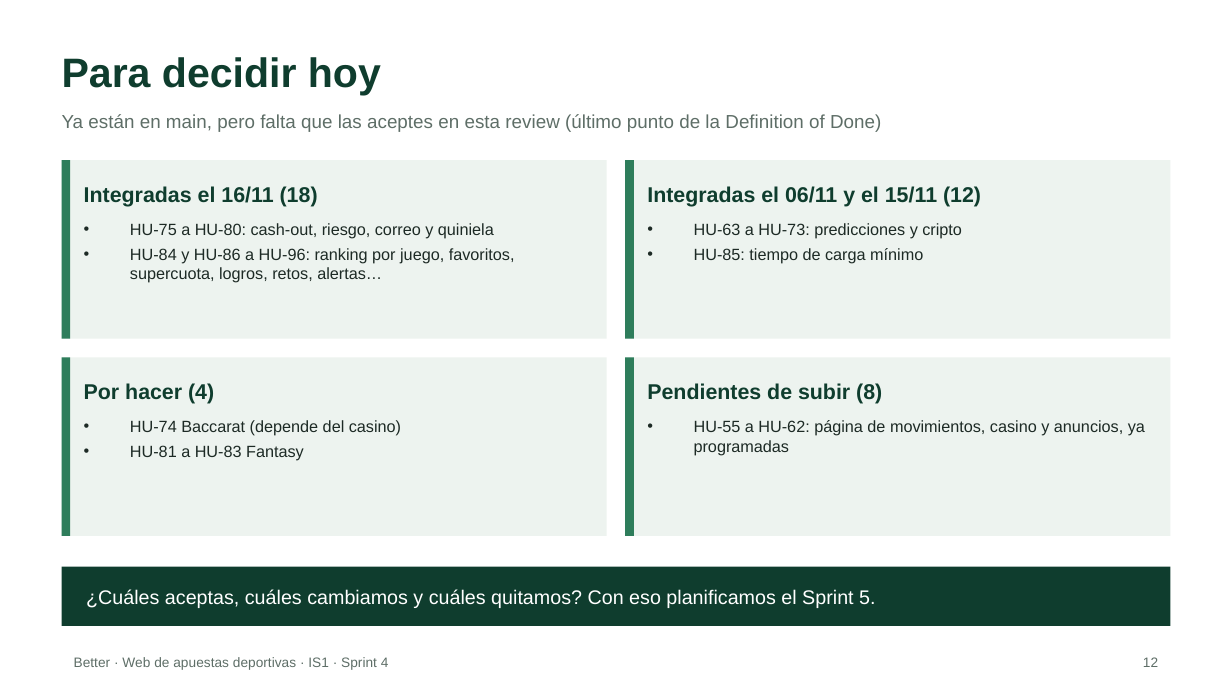
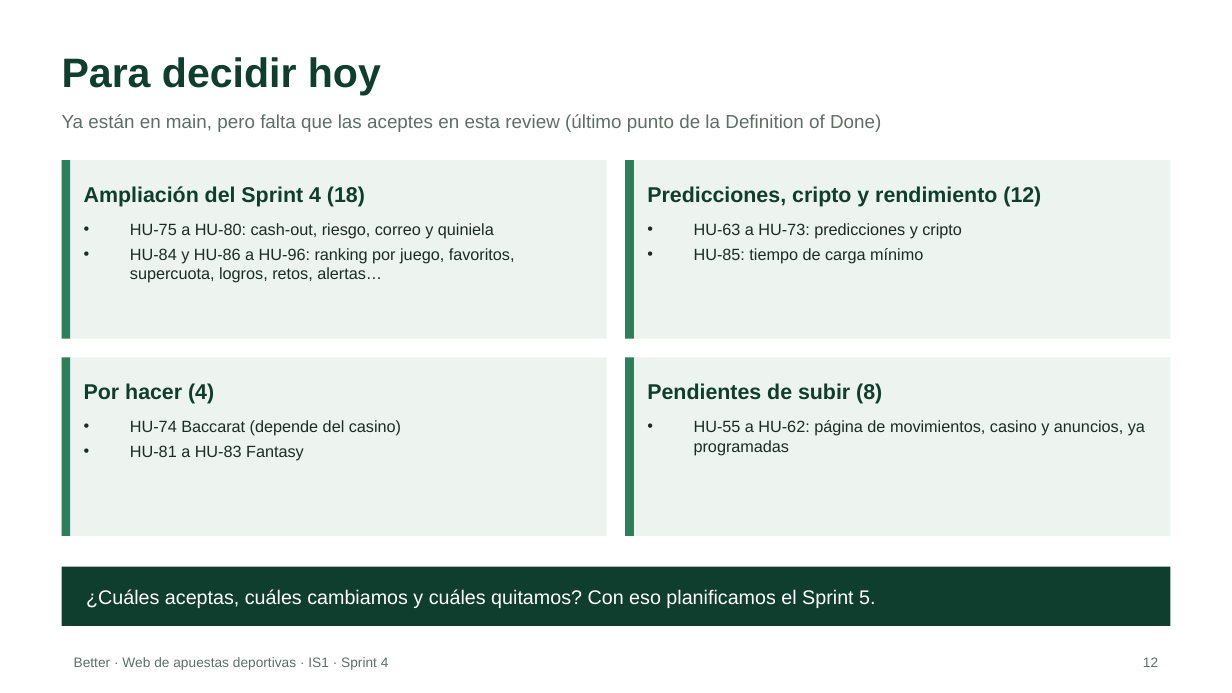
Before and after one commit to riverri/IS1, a slide deck: slide 12 of docs/presentaciones/Better_Sprint_4.pptx. Drawn at 1232x693 pixels with LibreOffice and Linux fonts; fonts in the diff are those of the drawing. Boxes give left, top, right and bottom in pixels: in the first picture for what was removed or moved away, otherwise in the second. Text is boxed around its words. In the diff, an @@ line names an element or a change of style, - is before the commit and + after.

```diff
--- a/docs/presentaciones/Better_Sprint_4.pptx
+++ b/docs/presentaciones/Better_Sprint_4.pptx
@@ text at box(84, 186, 365, 207): text changed @@
-Integradas el 16/11 (18)
+Ampliación del Sprint 4 (18)
@@ text at box(647, 186, 1041, 207): text changed @@
-Integradas el 06/11 y el 15/11 (12)
+Predicciones, cripto y rendimiento (12)
```
Also in this commit, not shown: 5 other slides changed, 9 other files.
